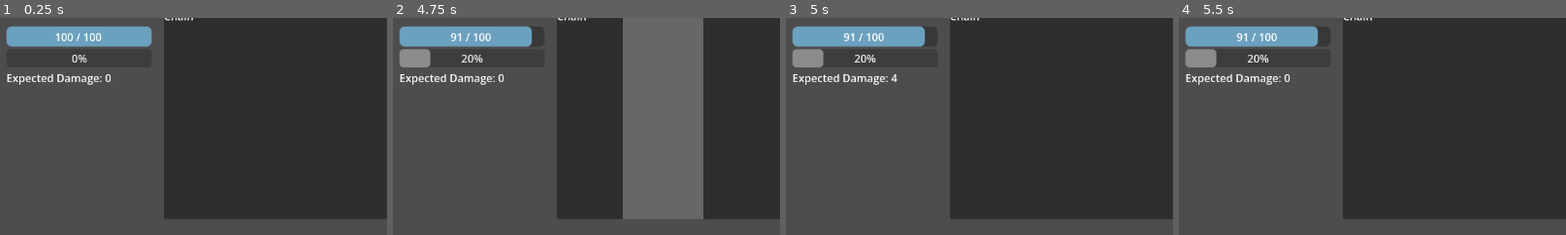
Above: before the commit, frames 1-4 (left to right).
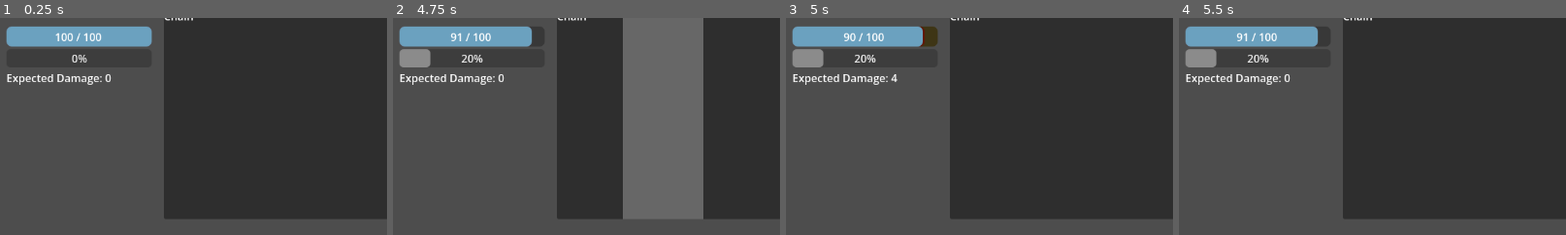
Above: after the commit, the same moments.

Repository: diana-dudak/AddictionGame_Prototype
Game: Godot game, scene res://CombatArena.tscn
The game is run twice, just before and just after one commit, with the same random seed, the same clock (stepped at 60 frames per second) and the same inputs.
Inputs (mouse positions are % of the whole screen's width and height, from its top left):
- Up to frame 1 (0.25 s): no input
- Up to frame 2 (4.75 s): tap Enter (ui_accept) every 0.75 s from 0.5 to 2.75 s; drag from (39, 77) to (60, 28) at 0.52 s; drag from (44, 77) to (45, 70) at 1.27 s; move the mouse to (50, 77) at 2.02 s; hold Right (ui_right) 2.03-2.75 s; click (50, 77) at 2.17 s; drag from (60, 77) to (20, 35) at 2.77 s; drag from (71, 77) to (55, 50) at 3.52 s; drag from (82, 77) to (35, 25) at 4.27 s
- Up to frame 3 (5 s): no input
- Up to frame 4 (5.5 s): move the mouse to (61, 24) at 5.02 s; click (61, 24) at 5.17 s
The pictures show only the part of the screen within x 0-50%, y 2-52%; the shares and areas given below are measured in that part.

Frames 1-2 are identical in both runs. In frame 3, 0.4% of the frame differs, in the area x 16-40%, y 3-14%; in frame 4, nothing differs.

Commit message:
fix delta bar

Diff:
--- a/UIManager.gd
+++ b/UIManager.gd
@@ -44,15 +44,21 @@
 		chain_container.illegal_wp_attempted.connect(_on_illegal_wp_attempted)
 
 func _on_chain_updated(current_chain: Array[CardData]) -> void:
+	# 1. Damage Math
 	var projected_damage = chain_manager.calculate_projected_damage(current_chain)
 
-	# Add some horror-themed visual feedback if damage is massive
 	if projected_damage > 100:
 		damage_label.modulate = Color(1.0, 0.2, 0.2) # Turn red
 	else:
 		damage_label.modulate = Color(1.0, 1.0, 1.0)
 
 	damage_label.text = "Expected Damage: " + str(projected_damage)
+
+	# 2. WP Cost Math
+	# We calculate the hypothetical cost of the cards on the table...
+	_last_projected_cost = resource_manager.calculate_total_chain_cost(current_chain)
+	# ...and instantly apply it to the Delta Bar visuals.
+	_apply_projected_visuals(_last_projected_cost)
 
 ## Instantiates a visual card when the logic layer draws one.
 func _on_card_drawn(card_data: CardData) -> void:
